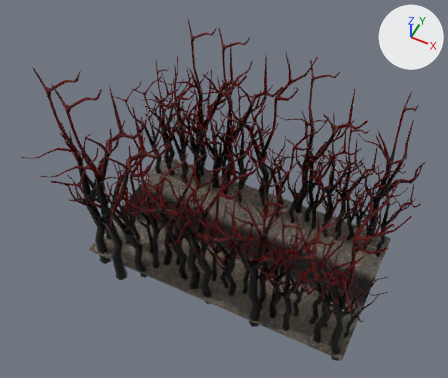
One commit to the glTF model Editor/assets/models/forest/forest21.gltf: the scene before it, then after it.
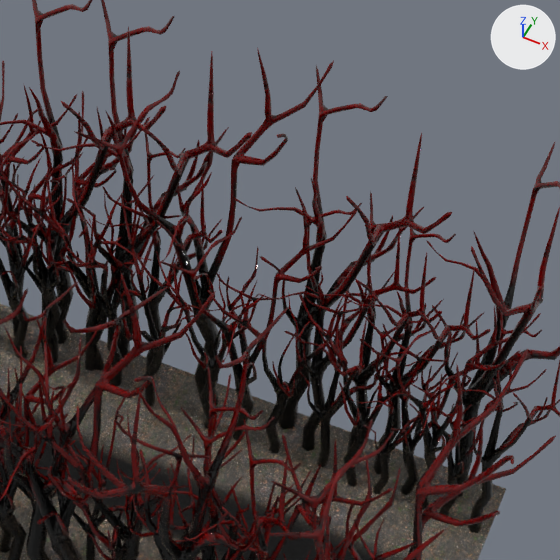
The first picture shows the older version from a 50 mm camera at (36.8, -82.8, 121.2) aimed at (-2.8, -3.6, 22.1). The close-ups show both versions on the part from 39% to 92% of the width and 8% to 71% of the height of that picture. The lights are fixed; the arrows at upper right show +X, +Y and +Z.
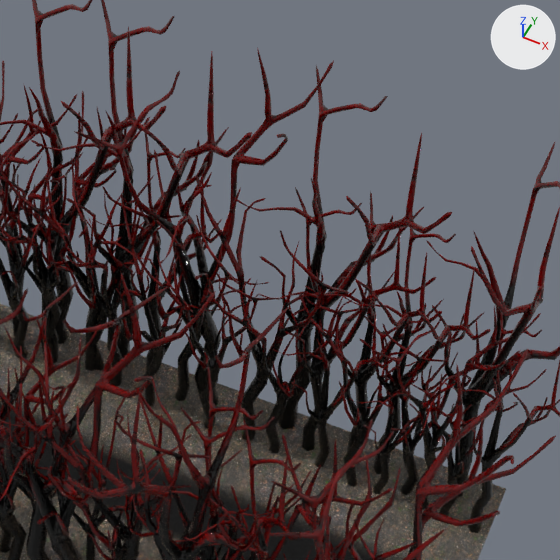
Edits to the bpy script that builds the scene:
```text
Change ob_cone_1492:
    ob_cone_1492.rotation_euler: (-1.544, 3.126, 0.0107) -> (1.597, 0.016, -2.689)  # degrees (-88, 179, 0.6) -> degrees (92, 0.9, -154)
Change ob_cone_1509:
    ob_cone_1509.rotation_euler: (1.502, -0.0535, -0.256) -> (1.502, -0.0535, 0.589)  # degrees (86, -3.1, -15) -> degrees (86, -3.1, 34)
Change ob_cone_1515:
    ob_cone_1515.rotation_euler: (1.568, 0.0607, -1.27) -> (1.568, 0.0607, 0.882)  # degrees (90, 3.5, -73) -> degrees (90, 3.5, 51)
Add ob_cone_1956:
    ob_cone_1956 = bpy.data.objects.new('Cone.1956', me_tree)
    ob_cone_1956.location = (-3.81, 14.6, -1.92)
    ob_cone_1956.rotation_euler = (1.621, 0.0588, 0.54)  # degrees (93, 3.4, 31)
    ob_cone_1956.scale = (1.53, 1.53, 1.53)
```

Where the change shows, as pixel boxes [x1, y1, x2, y2] in the close-ups (560 x 560 px):
'Cone.1515', turned: before [159, 203, 357, 440]; after [196, 175, 350, 441]
'Cone.1492', turned: before [288, 287, 389, 468]; after [273, 270, 395, 467]
'Cone.1956', added: after [148, 150, 269, 401]
'Cone.1509', turned: before [169, 374, 256, 560]; after [138, 394, 271, 560]
